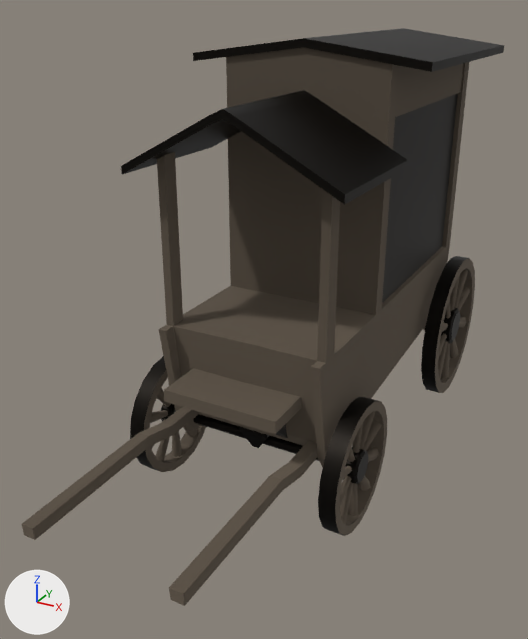
Two versions of the FBX model assets/Models/shop_cart.fbx, one commit apart.
Both versions are drawn from a camera (50 mm lens) standing at (0.0264, -0.0682, 0.0607) and looking at (-0.0017, -0.0171, 0.0352). The axes (+X, +Y, +Z) are drawn at lower left. The lights are the same throughout. The picture after the commit comes second. Where no turn or scale is listed for an object, it has been applied to the vertices.

Objects in the first picture: 'B_L_hub', 'B_L_spoke1', 'B_L_spoke4', 'B_L_spoke5', 'B_L_tire', 'F_Axle', 'F_L_hub', 'F_L_spoke1', 'F_L_spoke2', 'F_L_spoke4', 'F_L_spoke5', 'F_L_tire', 'F_R_spoke4', 'F_R_tire', 'WindowMesh', 'axleBeam', 'bench', 'cartBody', 'frontRoof', 'topRoof', 'windowFrame' and 7 more.
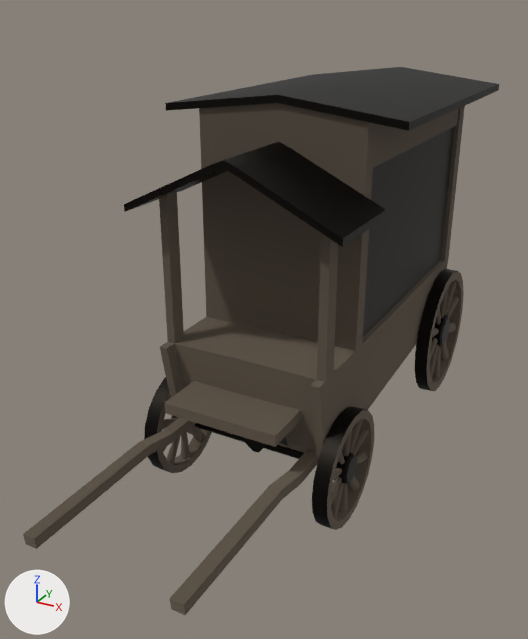
Where the newer file only moved an object's origin or applied its transform, the numbers keep the older frame.

Where the change shows, as pixel boxes (x1, y1, x2, y2) in the pictures (528 x 639 px; the box of a moved part takes in the faces that stretch with it):
'cartBody', reshaped, rescaled (8% shorter)
    before: (22, 47, 469, 606)
    after: (23, 103, 465, 615)
'frontRoof', moved, rescaled (9% narrower, 9% shorter)
    before: (121, 90, 408, 205)
    after: (124, 142, 386, 247)
'topRoof', moved, rescaled (7% wider, 44% taller)
    before: (193, 28, 504, 72)
    after: (165, 67, 499, 131)
'bench', rescaled
    before: (164, 368, 302, 438)
    after: (165, 381, 301, 447)
'F_L_tire', moved, rescaled (10% narrower, 11% shorter)
    before: (318, 397, 387, 536)
    after: (312, 407, 374, 530)
'B_L_tire', moved, rescaled (9% narrower, 11% shorter)
    before: (421, 256, 475, 393)
    after: (415, 269, 464, 391)
'windowFrame', moved, rescaled (26% wider, 13% taller)
    before: (395, 64, 463, 117)
    after: (373, 108, 459, 168)
'F_R_tire', moved, rescaled
    before: (130, 356, 206, 472)
    after: (144, 377, 212, 473)
'F_Axle', moved, rescaled
    before: (193, 414, 319, 461)
    after: (195, 423, 304, 459)
'F_L_hub', moved, rescaled (8% narrower, 11% shorter)
    before: (343, 447, 368, 484)
    after: (334, 451, 357, 484)
'F_L_spoke1', moved, rescaled (9% narrower, 10% shorter)
    before: (340, 420, 382, 507)
    after: (331, 427, 369, 505)
'F_L_spoke2', moved, rescaled
    before: (348, 423, 363, 516)
    after: (338, 430, 352, 512)
'B_L_spoke4', rescaled (10% narrower, 10% shorter)
    before: (438, 270, 468, 379)
    after: (430, 281, 457, 379)
'B_L_hub', moved, rescaled (8% shorter)
    before: (441, 308, 460, 343)
    after: (432, 315, 450, 347)
'B_L_spoke5', rescaled (9% narrower, 12% shorter)
    before: (438, 286, 470, 359)
    after: (430, 295, 459, 359)
'axleBeam', rescaled
    before: (239, 426, 270, 448)
    after: (240, 436, 267, 453)
'F_R_spoke4', moved, rescaled (mostly hidden)
    before: (168, 380, 182, 457)
    after: (181, 432, 190, 459)
'F_L_spoke4', moved, rescaled (8% narrower, 12% shorter)
    before: (342, 447, 379, 480)
    after: (333, 451, 367, 480)
'F_L_spoke5', moved, rescaled (8% narrower, 11% shorter)
    before: (348, 447, 371, 491)
    after: (338, 451, 359, 490)
'B_L_spoke1', moved, rescaled (8% narrower)
    before: (442, 316, 467, 332)
    after: (433, 322, 456, 337)
part 3 of me_mesh_002, moved or reshaped
    before: (183, 47, 399, 371)
    after: (184, 103, 397, 371)

The change, as a list of edits to the scene's bpy script:
```text
Change me_mesh_005:
    remove me_mesh_005.from_pydata(...)  # 12 vertices, 10 faces; spans x 0.0063..0.007, y -0.004..0.0157, z 0.0318..0.036
    add me_mesh_005.from_pydata(...)  # 12 vertices, 10 faces; spans x 0.0063..0.007, y -0.0082..0.0157, z 0.0286..0.0324
    me_mesh_005 part 4: the whole mesh is scaled about its middle by (1, 1.22, 0.9), then moved by (0.0, -0.0021, -0.0034)
Change me_mesh_003:
    remove me_mesh_003.from_pydata(...)  # 20 vertices, 18 faces; spans x -0.009..0.009, y -0.0177..-0.0054, z 0.0283..0.0336
    add me_mesh_003.from_pydata(...)  # 20 vertices, 18 faces; spans x -0.009..0.009, y -0.0177..-0.0097, z 0.0255..0.0303
    me_mesh_003 part 2: the whole mesh is scaled about its middle by (1, 0.654, 0.9), then moved by (0.0, -0.0021, -0.0031)
Change me_mesh_002:
    where me_mesh_002.from_pydata(...)  # 205 vertices, 206 faces; spans x -0.72..0.72, y 0.43..3.68, z -1.73..3.36
    used by ob_cartbody; location = (0.0, -0.0081, 0.0204); rotation_euler = (1.571, 0.0, 0.0), in degrees (90, 0, 0); scale = (0.01, 0.01, 0.01)
    me_mesh_002 part 3: all 20 vertices in x -0.72..0.72, y 1.57..3.68, z 0.4..0.54 are moved by (0.0, 0.0, 0.42)
Change me_mesh_004:
    remove me_mesh_004.from_pydata(...)  # 12 vertices, 10 faces; spans x -0.0103..0.0103, y -0.0057..0.0177, z 0.0355..0.0375
    add me_mesh_004.from_pydata(...)  # 12 vertices, 10 faces; spans x -0.0103..0.0103, y -0.0099..0.0177, z 0.0319..0.0337
    me_mesh_004 part 1: the whole mesh is scaled about its middle by (1, 1.18, 0.9), then moved by (0.0, -0.0021, -0.0036)
Change ob_b_l_tire:
    ob_b_l_tire.location: (0.0, -0.0081, 0.0204) -> (0.0, -0.0069, 0.0204)
    ob_b_l_tire.scale: (0.01, 0.01, 0.01) -> (0.009, 0.009, 0.009)
Change ob_b_l_spoke5:
    ob_b_l_spoke5.scale: (0.01, 0.01, 0.01) -> (0.009, 0.009, 0.009)
Change ob_f_l_spoke5:
    ob_f_l_spoke5.location: (0.0, -0.0081, 0.0204) -> (0.0, -0.0093, 0.0204)
    ob_f_l_spoke5.scale: (0.01, 0.01, 0.01) -> (0.009, 0.009, 0.009)
Change ob_b_l_spoke4:
    ob_b_l_spoke4.scale: (0.01, 0.01, 0.01) -> (0.009, 0.009, 0.009)
Change ob_f_l_spoke2:
    ob_f_l_spoke2.location: (0.0, -0.0081, 0.0204) -> (0.0, -0.0093, 0.0204)
    ob_f_l_spoke2.scale: (0.01, 0.01, 0.01) -> (0.009, 0.009, 0.009)
Change ob_f_l_spoke1:
    ob_f_l_spoke1.location: (0.0, -0.0081, 0.0204) -> (0.0, -0.0093, 0.0204)
    ob_f_l_spoke1.scale: (0.01, 0.01, 0.01) -> (0.009, 0.009, 0.009)
Change ob_b_l_spoke1:
    ob_b_l_spoke1.location: (0.0, -0.0081, 0.0204) -> (0.0, -0.0069, 0.0204)
    ob_b_l_spoke1.scale: (0.01, 0.01, 0.01) -> (0.009, 0.009, 0.009)
Change ob_f_l_hub:
    ob_f_l_hub.location: (0.0, -0.0081, 0.0204) -> (0.0, -0.0093, 0.0204)
    ob_f_l_hub.scale: (0.01, 0.01, 0.01) -> (0.009, 0.009, 0.009)
Change ob_f_r_spoke4:
    ob_f_r_spoke4.location: (0.0, -0.0081, 0.0204) -> (0.0, -0.0093, 0.0204)
    ob_f_r_spoke4.scale: (0.01, 0.01, 0.01) -> (0.009, 0.009, 0.009)
Change ob_cartbody:
    ob_cartbody.scale: (0.01, 0.01, 0.01) -> (0.01, 0.009, 0.01)
Change ob_bench:
    ob_bench.scale: (0.01, 0.01, 0.01) -> (0.01, 0.009, 0.01)
Change ob_f_l_tire:
    ob_f_l_tire.location: (0.0, -0.0081, 0.0204) -> (0.0, -0.0093, 0.0204)
    ob_f_l_tire.scale: (0.01, 0.01, 0.01) -> (0.009, 0.009, 0.009)
Change ob_axlebeam:
    ob_axlebeam.scale: (0.01, 0.01, 0.01) -> (0.01, 0.009, 0.01)
Change ob_f_axle:
    ob_f_axle.location: (0.0, -0.0081, 0.0204) -> (0.0, -0.0093, 0.0204)
    ob_f_axle.scale: (0.01, 0.01, 0.01) -> (0.009, 0.009, 0.009)
Change ob_b_l_hub:
    ob_b_l_hub.location: (0.0, -0.0081, 0.0204) -> (0.0, -0.0069, 0.0204)
    ob_b_l_hub.scale: (0.01, 0.01, 0.01) -> (0.009, 0.009, 0.009)
Change ob_f_l_spoke4:
    ob_f_l_spoke4.location: (0.0, -0.0081, 0.0204) -> (0.0, -0.0093, 0.0204)
    ob_f_l_spoke4.scale: (0.01, 0.01, 0.01) -> (0.009, 0.009, 0.009)
Change ob_f_r_tire:
    ob_f_r_tire.location: (0.0, -0.0081, 0.0204) -> (0.0, -0.0093, 0.0204)
    ob_f_r_tire.scale: (0.01, 0.01, 0.01) -> (0.009, 0.009, 0.009)
```
